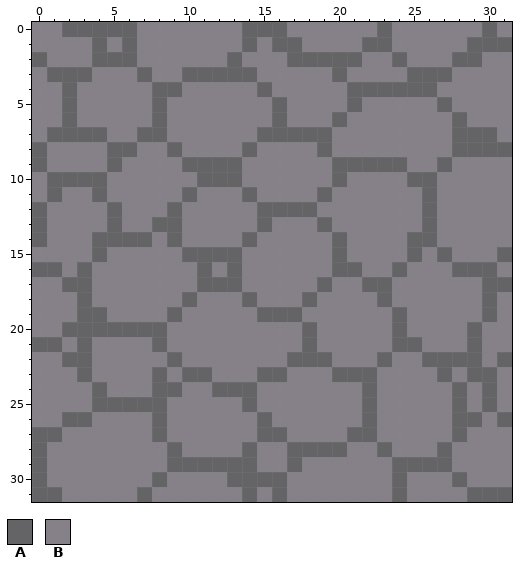
A pixel-art file gets an edit: Project Files/Art/Charachters/Flat_Floor_Grid.aseprite. This is how it looked before the edit.
32x32 pixels, 1 frame.
Visible layers, top first: "Layer 1", "StoneFloor".
Palette (. is transparent): A #646365  B #868188
Pixels before, first column x 0:
 0 BBAAAAABBBBBBBAAABBBBBBABBBBBBAB
 1 BBBBABABBBBBBBABAABBBBAABBBBBAAA
 2 ABBBAAABBBBBBABBBAAAAABBABBBAABB
 3 BAAABBBABBAAAAABBBBBABBBBAAABBBB
 4 BBABBBBBAABBBBBABBBBBAAAAAABBBBB
 5 BBABBBBBABBBBBBBABBBBABBBBBABBBB
 6 BBABBBBBABBBBBBBABBBABBBBBBBABBB
 7 BAAAABBAABBBBBBAAAAABBBBBBBBAAAB
 8 ABBBBAABBABBBBABBBBABBBBBBBBAAAA
 9 ABBBBABBBBAAAABBBBBBAAAAABBABBBB
10 BAAAABBBBBBAAABBBBBBABBBBAABBBBB
11 BABBABBBBBABBBABBBBABBBBBBABBBBB
12 ABBBBABBBABBBBBAAAABBBBBBBABBBBB
13 ABBBBABBAABBBBBABBBABBBBBBABBBBB
14 ABBBAAAABABBBBABBBBBABBBBAABBBBB
15 BBBBABBBBBAAAABBBBBBABBBBABABBBA
16 AABABBBBBBBABABBBBBBAABBABBBAAAB
17 BBAABBBBBBBAAABBBBBABBAABBBBBBAA
18 BBBABBBBBBABBBABBBABBBBABBBBBBAB
19 BBBAABBBBABBBBBAAABBBBBBABBBBBAB
20 BBAAAAAAABBBBBBBBBABBBBBABBBBABB
21 AABABBBBABBBBBBBBBABBBBBAABBBABB
22 BBAABBBBBABBBBBBBAAABBBABBAAAABA
23 BBBABBBBABAABBBAABBBAAABBBBABAAB
24 BBBBABBBAABBAAABBBBBBBABBBBBABAB
25 BBBBAAAAABBBBBABBBBBBBABBBBBABAB
26 BBAABBBBABBBBBBABBBBBBABBBBBAABA
27 AABBBBBBABBBBBBAABBBBAABBBBBABBB
28 ABBBBBBBBABBBBABBAAAABBABBBABBBB
29 ABBBBBBBBAAAAAABBABBBBBBAAAABBBB
30 ABBBBBBBABBBBAAAABBBBBBBABBBABBB
31 AABBBBBABBBBBBABABBBBBBBABBBBAAA
And afterwards:
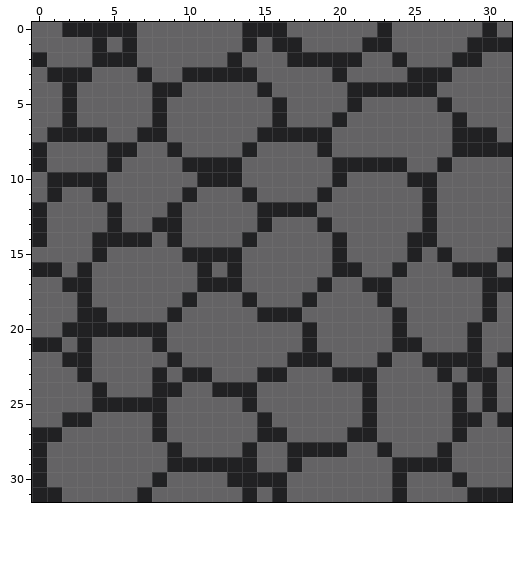
Changes in this commit:
colour A: #646365 -> #212123
colour B: #868188 -> #646365
Boxes around the changes in both pictures, in picture pixels (x1, y1, x2, y2):
changed: (32, 22, 512, 502)
